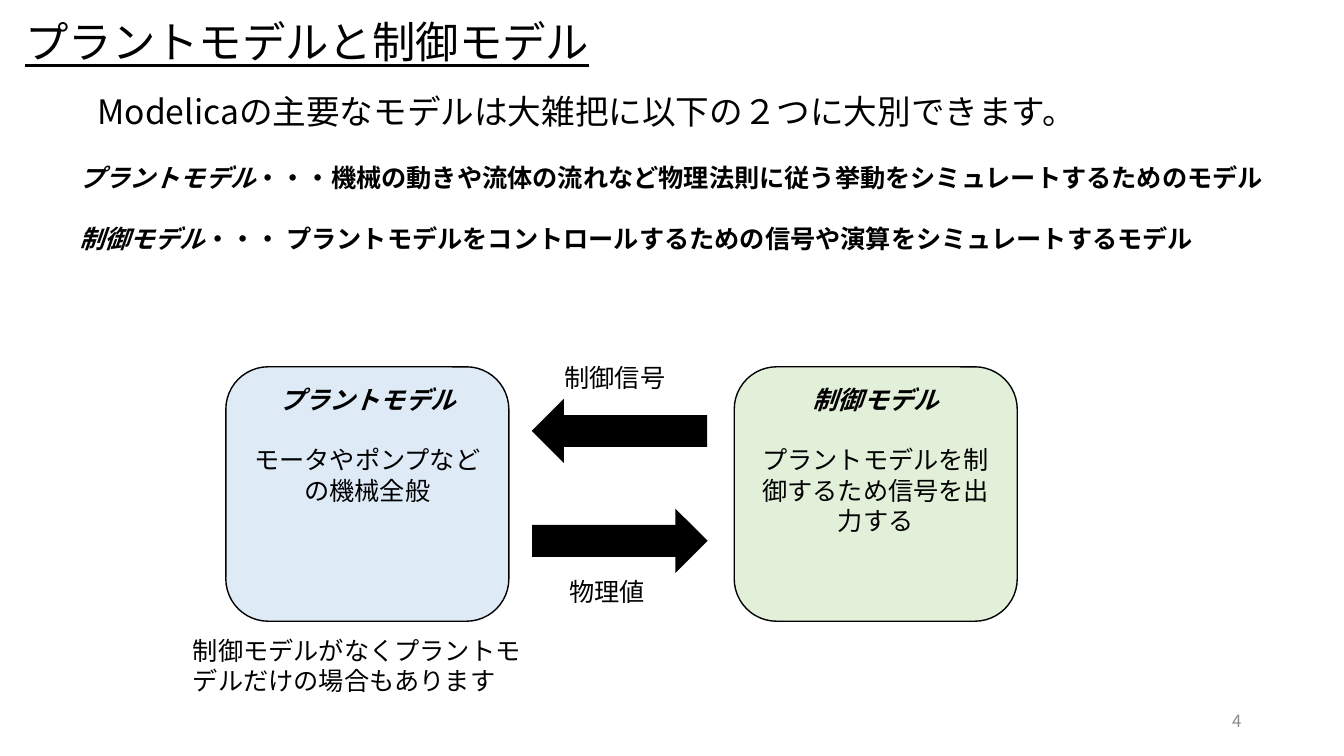
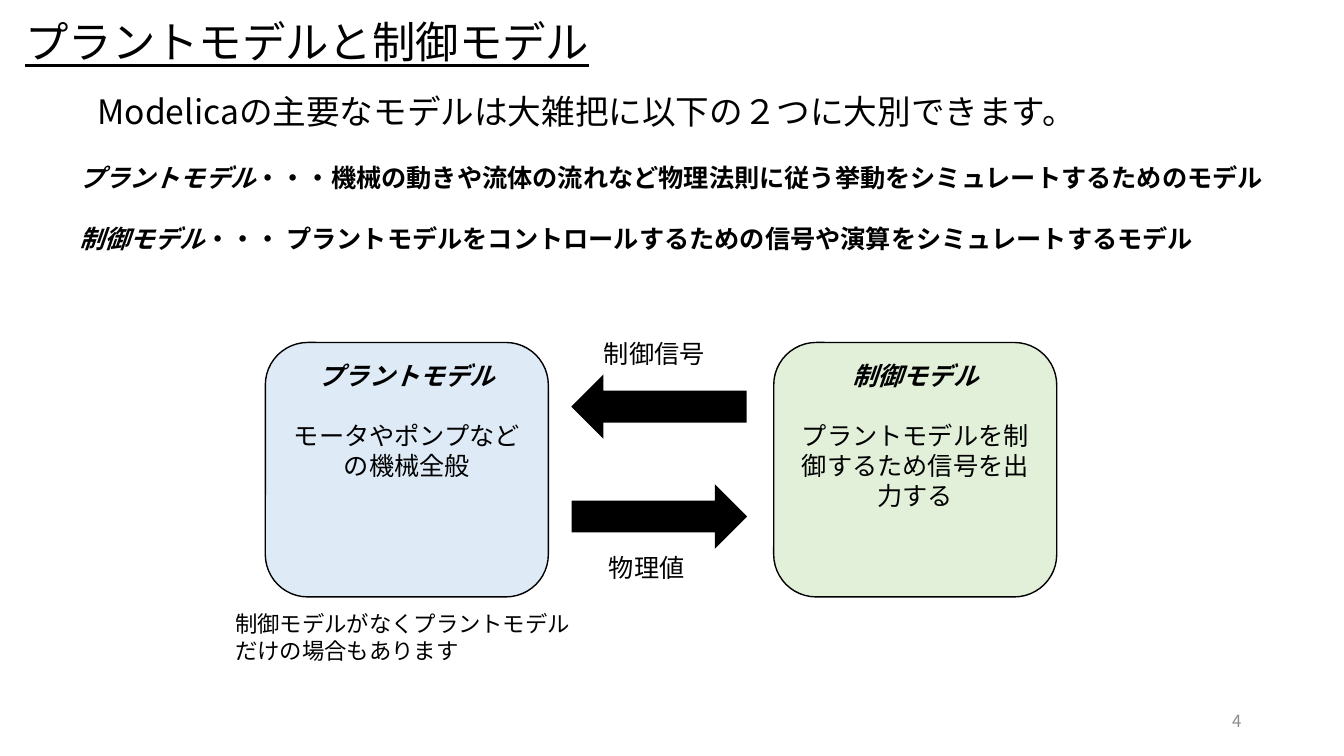
Before and after one commit to UedaShigenori/OpenModelica_Tutorials_Ja, a slide deck: slide 4 of Dev/7_PhysicsDomainModel/OpenModelica_Tutorials_7_PlantModel.pptx. Drawn at 1344x756 pixels with LibreOffice and Linux fonts; fonts in the diff are those of the drawing. Boxes give left, top, right and bottom in pixels: in the first picture for what was removed or moved away, otherwise in the second. Text is boxed around its words. In the diff, an @@ line names an element or a change of style, - is before the commit and + after.

```diff
--- a/Dev/7_PhysicsDomainModel/OpenModelica_Tutorials_7_PlantModel.pptx
+++ b/Dev/7_PhysicsDomainModel/OpenModelica_Tutorials_7_PlantModel.pptx
@@ 2 rounded rectangles, 2 texts, 2 right arrows moved together from (x1=226, y1=366, x2=1017, y2=621) to (x1=265, y1=342, x2=1058, y2=597) @@
@@ text "制御モデルがなくプラントモデルだけの場合もあります" moved from (x1=193, y1=638, x2=521, y2=692) to (x1=235, y1=613, x2=570, y2=661) @@
@@ text "制御モデルがなくプラントモデルだけの場合もあります" at (x1=235, y1=613, x2=570, y2=661): size 18 to 16 pt @@
```
Also in this commit, not shown: 10 other slides changed, 10 slides added.
